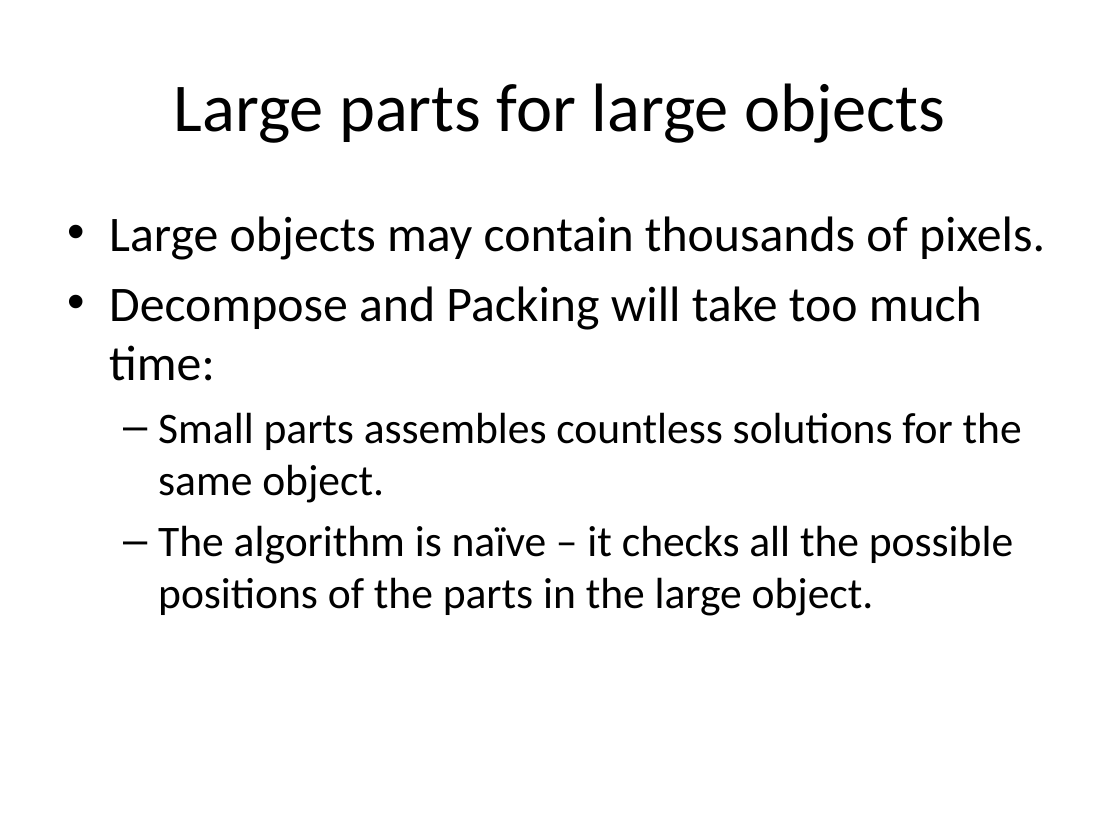
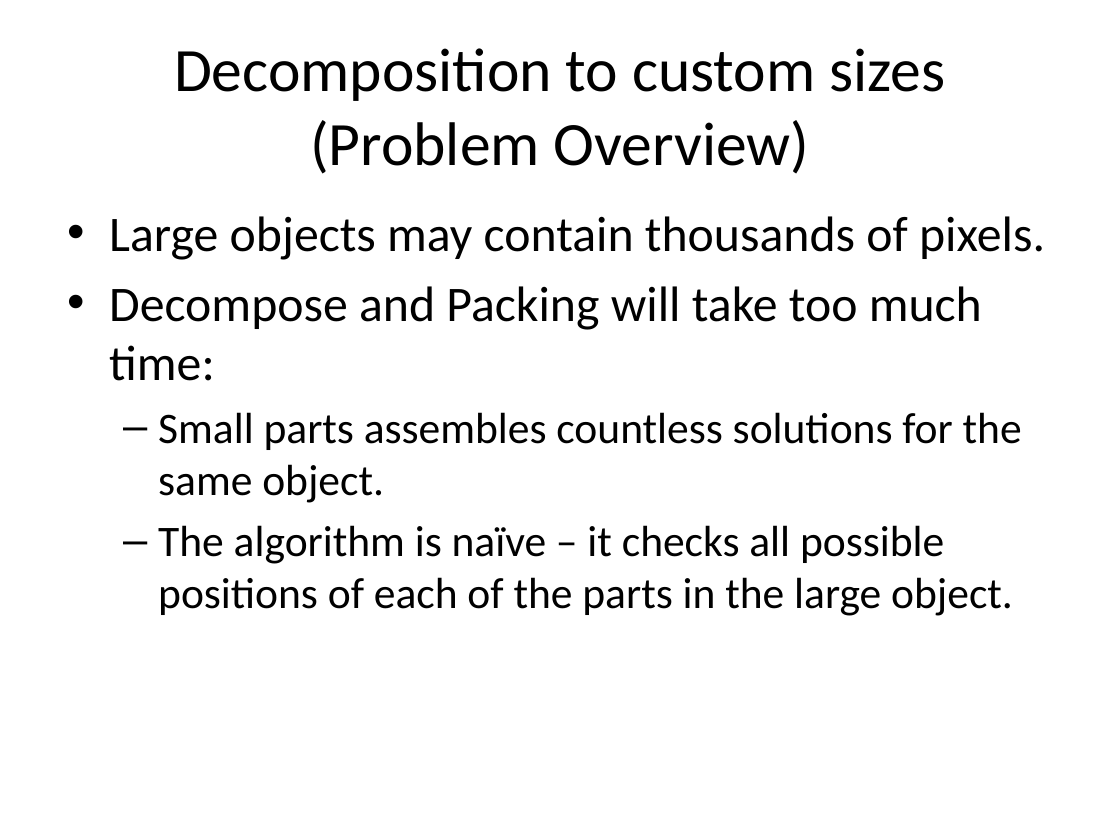
Before and after one commit to orperel/DecomposeForPacking, a slide deck: slide 16 of DecomposeForPacking/docs/Decompose for Packing - Summary and Extensions.pptx (slide 3 before the commit). Drawn at 1120x840 pixels with LibreOffice and Linux fonts; fonts in the diff are those of the drawing. Boxes give left, top, right and bottom in pixels: in the first picture for what was removed or moved away, otherwise in the second. Text is boxed around its words. In the diff, an @@ line names an element or a change of style, - is before the commit and + after.

```diff
--- a/DecomposeForPacking/docs/Decompose for Packing - Summary and Extensions.pptx
+++ b/DecomposeForPacking/docs/Decompose for Packing - Summary and Extensions.pptx
@@ title at (174,48,946,174): text changed; size 44 to 39.6 pt @@
-Large parts for large objects
+Decomposition to custom sizes
+(Problem Overview)
@@ text at (158,525,1013,616): text changed @@
-  – The algorithm is naïve – it checks all the possible positions of the parts in the large object.
+  – The algorithm is naïve – it checks all possible positions of each of the parts in the large object.
```
Also in this commit, not shown: 15 other slides changed, 13 slides added, 2 slides removed, 15 other files.
